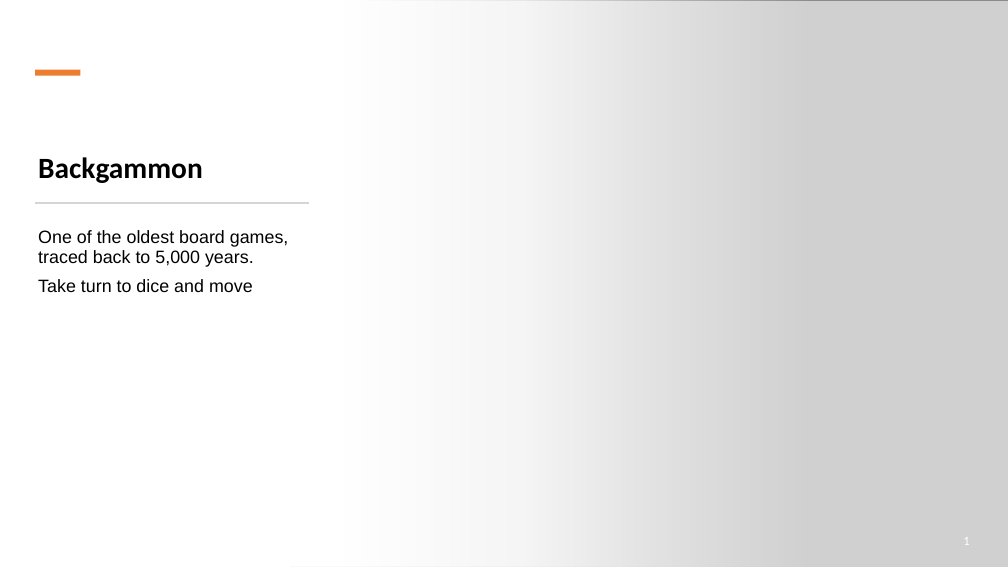
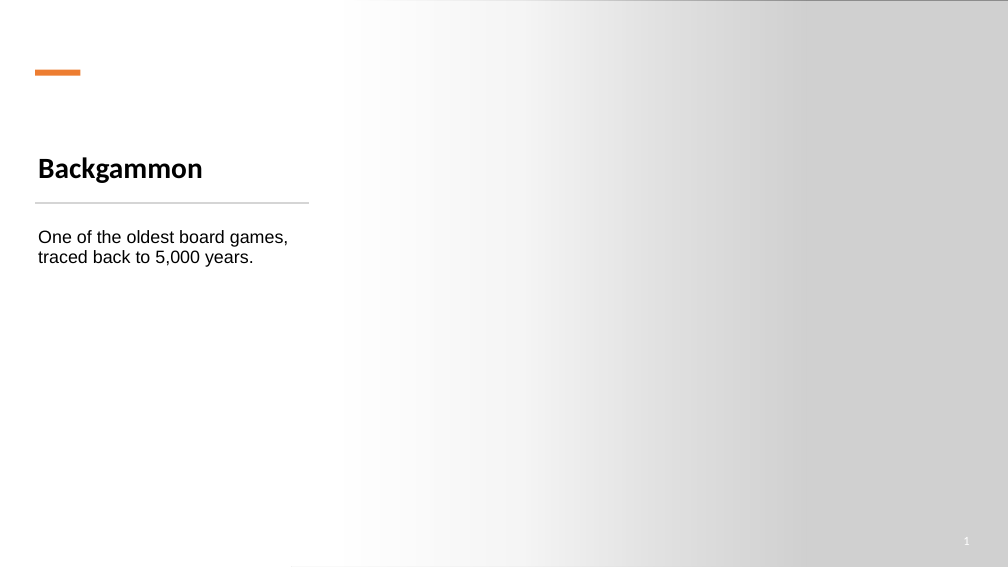
Before and after one commit to fanchuanster/uwinds, a slide deck: slide 1 of docs/8700AI/game in AI.pptx. Drawn at 1008x567 pixels with LibreOffice and Linux fonts; fonts in the diff are those of the drawing; grey boxes stand for pictures; background and template pictures are left out. Boxes give left, top, right and bottom in pixels: in the first picture for what was removed or moved away, otherwise in the second. Text is boxed around its words. In the diff, an @@ line names an element or a change of style, - is before the commit and + after.

```diff
--- a/docs/8700AI/game in AI.pptx
+++ b/docs/8700AI/game in AI.pptx
@@ text at [38,279,253,292]: paragraph removed @@
-Take turn to dice and move
```
Also in this commit, not shown: 4 other slides changed, 2 slides added.
